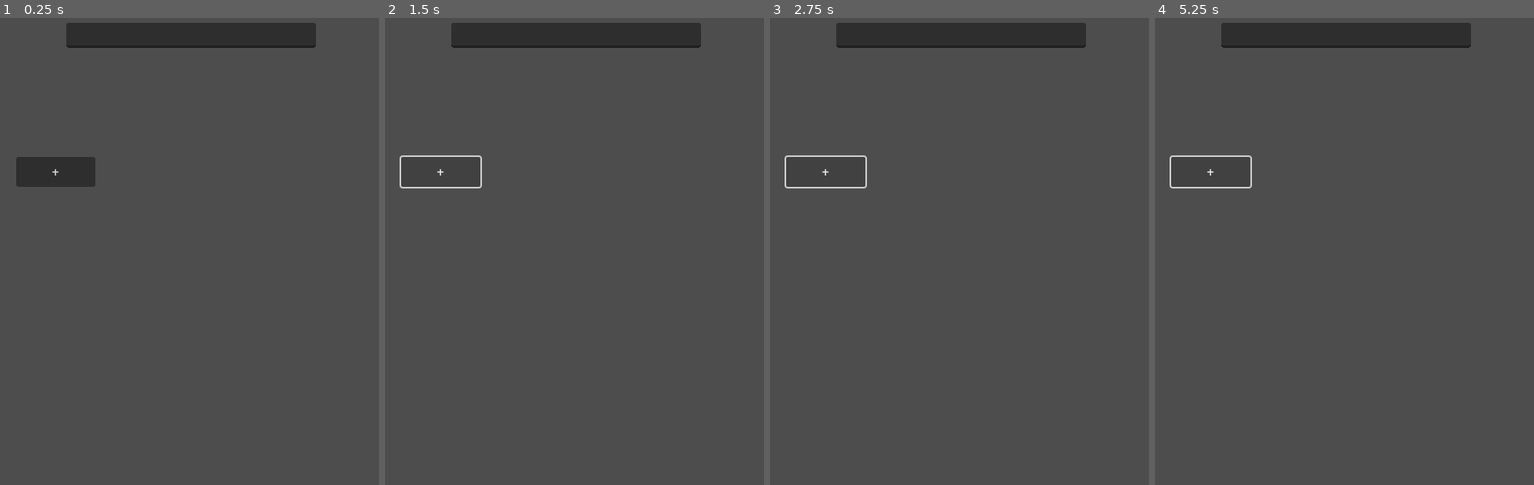
Above: before the commit, frames 1-4 (left to right).
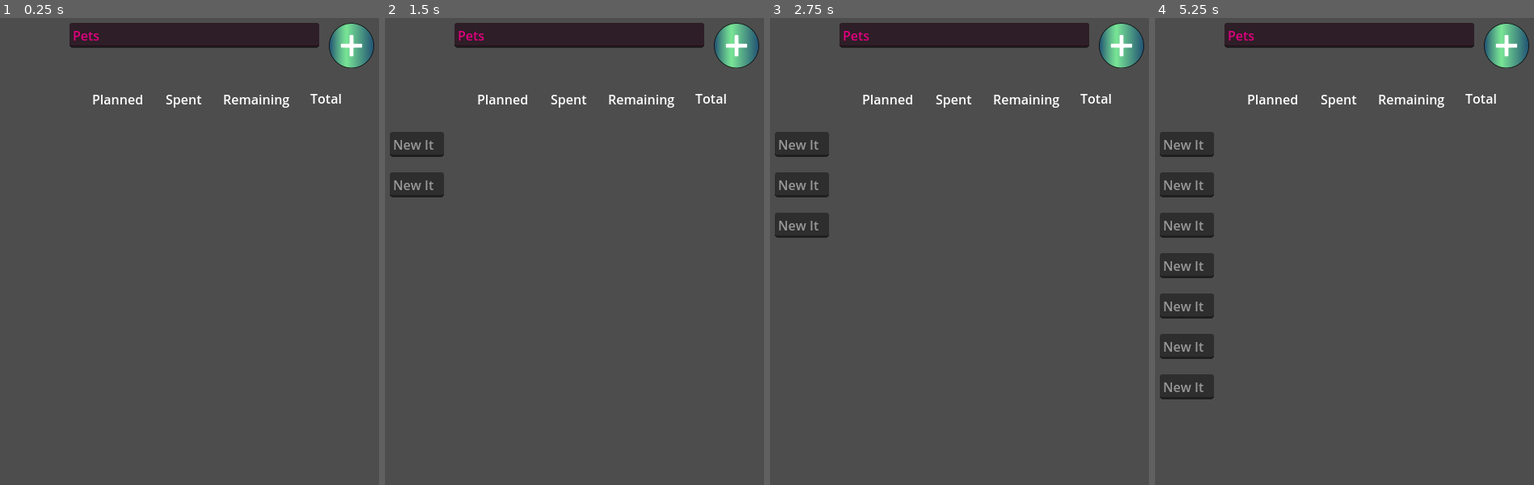
Above: after the commit, the same moments.

Repository: EthannYakabuski/BudgetApp
Game: Godot game, scene res://add_main_category.tscn
Two runs of this game, one before a commit and one after it. Both use one fixed random seed, a clock stepped at 60 frames per second and the inputs below. This scene is started directly instead of the project's main scene.
Inputs (mouse positions are in pixels of both pictures, inside the frame that each line leads up to; where the layout moved, square brackets give the same spot in the first picture):
- Up to frame 1 (0.25 s): no input
- Up to frame 2 (1.5 s): click (737, 46) [441, 172] at 0.5 s; click (737, 46) [441, 172] at 1.25 s
- Up to frame 3 (2.75 s): click (1122, 46) [826, 172] at 2 s
- Up to frame 4 (5.25 s): tap Enter at 2.75, 4.25 s; tap Space at 3.5, 5 s

The runs differ from the first frame. In frame 1, 2.9% of the frame differs, in the area x 4-99%, y 1-37%; in frame 2, 2.9%; in frame 3, 3.6%; in frame 4, 6.4%, in the area x 1-99%, y 1-82%.

Commit message:
starts on implementing adding child items

Diff:
--- a/add_main_category.gd
+++ b/add_main_category.gd
@@ -1,11 +1,38 @@
 extends Node2D
-
+var categoryName = "Pets"
+var childItems = []
+var newItems = []
 
 # Called when the node enters the scene tree for the first time.
 func _ready():
-	pass # Replace with function body.
-
+	$NameParentItem.text = categoryName
+	$AddChildItem.position = Vector2(411, 15)
 
 # Called every frame. 'delta' is the elapsed time since the previous frame.
 func _process(delta):
 	pass
+
+# (+) button was pushed
+func _on_add_child_item_pressed():
+	pass
+
+# parent name was changed (enter)
+func _on_name_parent_item_text_submitted(new_text):
+	print("parent category updated to " + new_text)
+
+#not signal based - called by _on_add_child_item_pressed
+func updateChildItems():
+	print("updating child items")
+	for child in newItems:
+		child.position = Vector2(10, childItems.size()*50 + 150) #update position of new list item
+		add_child(child)
+		childItems.push_back(child)
+	newItems.clear() #clear the pending items
+
+# (+) button was pushed
+func _on_texture_button_pressed():
+	print("add child item")
+	var new_child = LineEdit.new()
+	newItems.push_back(new_child)
+	new_child.placeholder_text = "New Item"
+	updateChildItems()
--- a/add_main_category.tscn
+++ b/add_main_category.tscn
@@ -1,19 +1,53 @@
-[gd_scene load_steps=2 format=3 uid="uid://n3wwlq37r7nf"]
+[gd_scene load_steps=3 format=3 uid="uid://n3wwlq37r7nf"]
 
 [ext_resource type="Script" path="res://add_main_category.gd" id="1_e5eft"]
+[ext_resource type="Texture2D" uid="uid://cc03i7mwlxox2" path="res://images/plus button 3.png" id="2_fbgmv"]
 
 [node name="AddMainCategory" type="Node2D"]
 script = ExtResource("1_e5eft")
 
-[node name="AddChildItem" type="Button" parent="."]
-offset_left = 24.0
-offset_top = 181.0
-offset_right = 122.0
-offset_bottom = 218.0
-text = "+"
+[node name="NameParentItem" type="LineEdit" parent="."]
+modulate = Color(1, 0, 0.564706, 1)
+offset_left = 90.0
+offset_top = 15.0
+offset_right = 399.0
+offset_bottom = 46.0
 
-[node name="NameParentItem" type="LineEdit" parent="."]
-offset_left = 86.0
+[node name="AddChildItem" type="TextureButton" parent="."]
+offset_left = 411.0
 offset_top = 15.0
-offset_right = 395.0
-offset_bottom = 46.0
+offset_right = 523.0
+offset_bottom = 127.0
+scale = Vector2(0.5, 0.5)
+texture_normal = ExtResource("2_fbgmv")
+
+[node name="Planned_Label" type="Label" parent="."]
+offset_left = 118.0
+offset_top = 98.0
+offset_right = 182.0
+offset_bottom = 121.0
+text = "Planned"
+
+[node name="Spent_Label" type="Label" parent="."]
+offset_left = 209.0
+offset_top = 98.0
+offset_right = 254.0
+offset_bottom = 121.0
+text = "Spent"
+
+[node name="Remaining_Label" type="Label" parent="."]
+offset_left = 280.0
+offset_top = 98.0
+offset_right = 363.0
+offset_bottom = 121.0
+text = "Remaining"
+
+[node name="Total_Label" type="Label" parent="."]
+offset_left = 388.0
+offset_top = 97.0
+offset_right = 428.0
+offset_bottom = 120.0
+text = "Total"
+
+[connection signal="text_submitted" from="NameParentItem" to="." method="_on_name_parent_item_text_submitted"]
+[connection signal="pressed" from="AddChildItem" to="." method="_on_texture_button_pressed"]
--- a/node_2d.tscn
+++ b/node_2d.tscn
@@ -1,7 +1,9 @@
-[gd_scene load_steps=3 format=3 uid="uid://o518lsyiusym"]
+[gd_scene load_steps=5 format=3 uid="uid://o518lsyiusym"]
 
 [ext_resource type="Script" path="res://background.gd" id="1_fodxh"]
-[ext_resource type="Texture2D" uid="uid://bmhagaw0sqv47" path="res://images/three quarter circle (1).png" id="2_m0l7b"]
+[ext_resource type="Texture2D" uid="uid://5it75af45exy" path="res://images/bar.png" id="2_uc45p"]
+[ext_resource type="Texture2D" uid="uid://jwfaofu1bj4b" path="res://images/square joint.png" id="3_uw2ve"]
+[ext_resource type="Texture2D" uid="uid://l7ptai8lx7dh" path="res://images/vertical bar.png" id="4_oavg2"]
 
 [node name="MainMenu" type="Node2D"]
 script = ExtResource("1_fodxh")
@@ -14,16 +16,42 @@
 text = "+"
 
 [node name="TextureProgressBar" type="TextureProgressBar" parent="."]
-offset_left = 131.0
-offset_top = 261.0
-offset_right = 1037.0
-offset_bottom = 635.0
-value = 35.0
+offset_left = 39.0
+offset_top = 195.0
+offset_right = 995.0
+offset_bottom = 581.0
+max_value = 20.0
+value = 20.0
 rounded = true
-fill_mode = 4
-texture_under = ExtResource("2_m0l7b")
-texture_progress = ExtResource("2_m0l7b")
+texture_under = ExtResource("2_uc45p")
+texture_progress = ExtResource("2_uc45p")
 tint_under = Color(0.137255, 0.137255, 0.137255, 0.658824)
 tint_progress = Color(0.196078, 0.803922, 0.196078, 1)
 
+[node name="TextureProgressBar2" type="TextureProgressBar" parent="."]
+offset_left = 611.0
+offset_top = 195.0
+offset_right = 997.0
+offset_bottom = 580.0
+min_value = 21.0
+max_value = 25.0
+value = 22.0
+fill_mode = 7
+texture_under = ExtResource("3_uw2ve")
+texture_progress = ExtResource("3_uw2ve")
+tint_under = Color(0.137255, 0.137255, 0.137255, 0.658824)
+
+[node name="TextureProgressBar3" type="TextureProgressBar" parent="."]
+offset_left = 611.0
+offset_top = 238.0
+offset_right = 653.0
+offset_bottom = 811.0
+min_value = 26.0
+max_value = 45.0
+value = 26.0
+fill_mode = 2
+texture_under = ExtResource("4_oavg2")
+texture_progress = ExtResource("4_oavg2")
+tint_under = Color(0.137255, 0.137255, 0.137255, 0.721569)
+
 [connection signal="pressed" from="Button" to="." method="_on_button_pressed"]
Binary file added: images/bar.png
Not shown, added: images/bar.png.import
Binary file added: images/circle.png
Not shown, added: images/circle.png.import
Binary file added: images/plus button 3.png
Not shown, added: images/plus button 3.png.import
Binary file added: images/plus button.png
Not shown, added: images/plus button.png.import
Binary file added: images/plus button_good.png
Not shown, added: images/plus button_good.png.import
Binary file added: images/plus button_great.png
Not shown, added: images/plus button_great.png.import
(and 14 more such lines)
